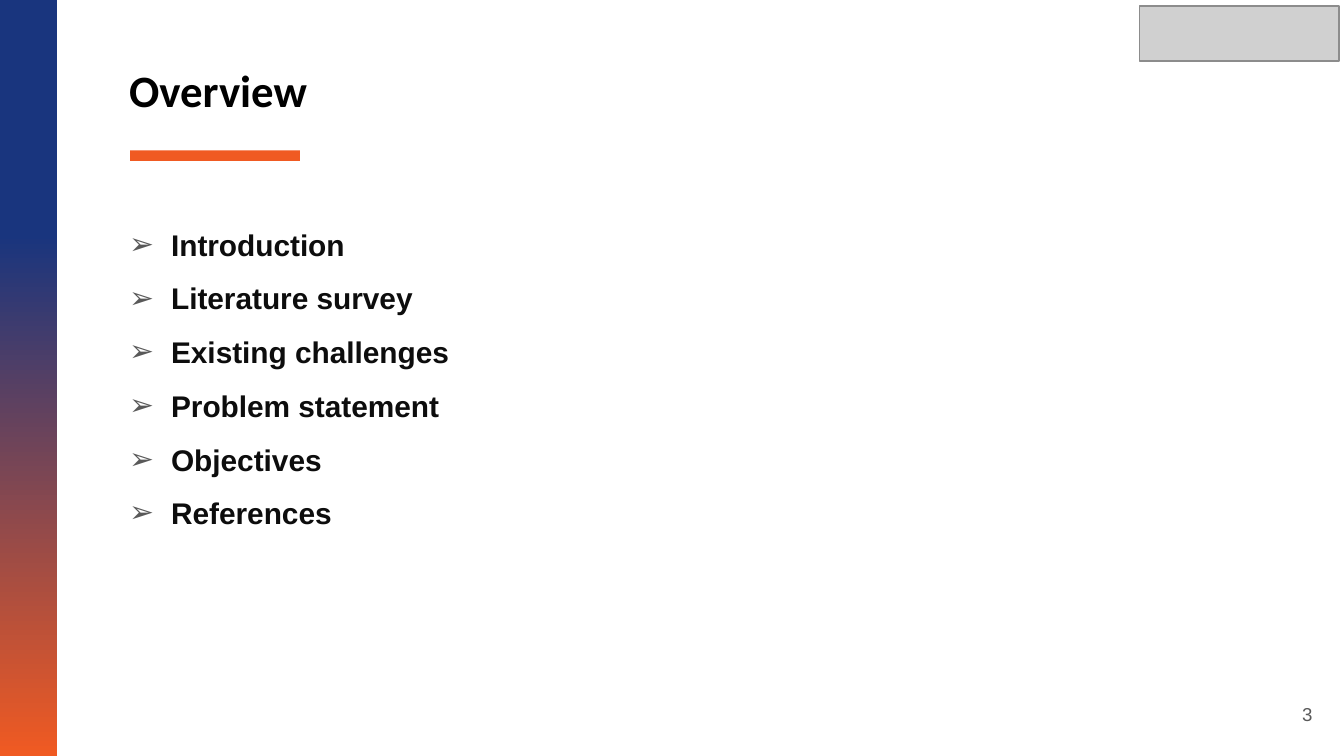
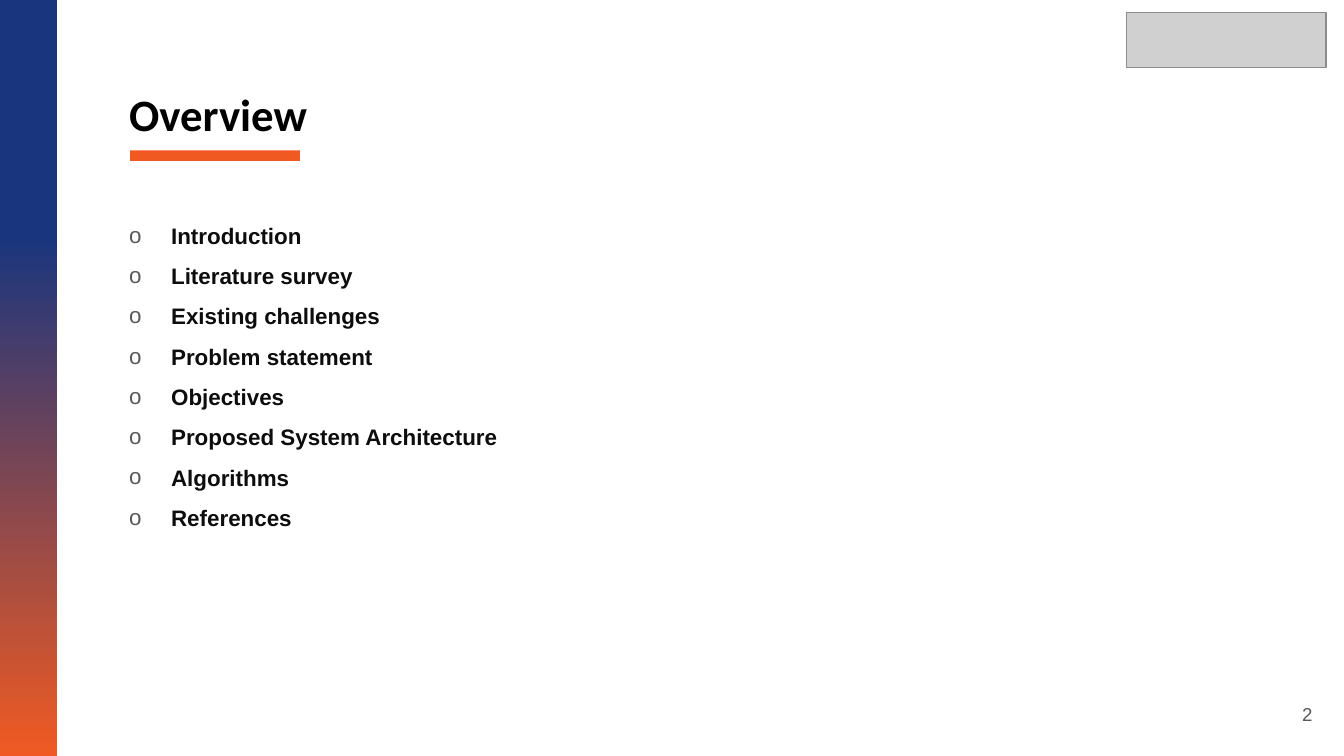
Before and after one commit to sreenithi21/ADAV, a slide deck: slide 2 of NGN PPT/AV_NGN_LAB_PPT.pptx (slide 3 before the commit). Drawn at 1344x756 pixels with LibreOffice and Linux fonts; fonts in the diff are those of the drawing; grey boxes stand for pictures. Boxes give left, top, right and bottom in pixels: in the first picture for what was removed or moved away, otherwise in the second. Text is boxed around its words. In the diff, an @@ line names an element or a change of style, - is before the commit and + after.

```diff
--- a/NGN PPT/AV_NGN_LAB_PPT.pptx
+++ b/NGN PPT/AV_NGN_LAB_PPT.pptx
@@ picture: place and size @@
-picture at (1140, 7, 1339, 62)
+picture at (1126, 12, 1325, 67)
@@ title "Overview": place and size @@
-title "Overview" at (129, 75, 307, 108)
+title "Overview" at (129, 99, 307, 132)
@@ text at (171, 227, 380, 527): size 16 to 12 pt in "Introduction", "Literature survey", "Existing challenges", "Problem statement" and 2 more places; bullet ➢ to o @@
@@ text at (171, 428, 497, 491): paragraphs added @@
+o Proposed System Architecture
+o Algorithms
@@ page number at (1302, 708, 1312, 721): text changed @@
-3
+2
```
Also in this commit, not shown: 18 other slides changed, 4 slides added, 5 slides removed, 14 other files.
